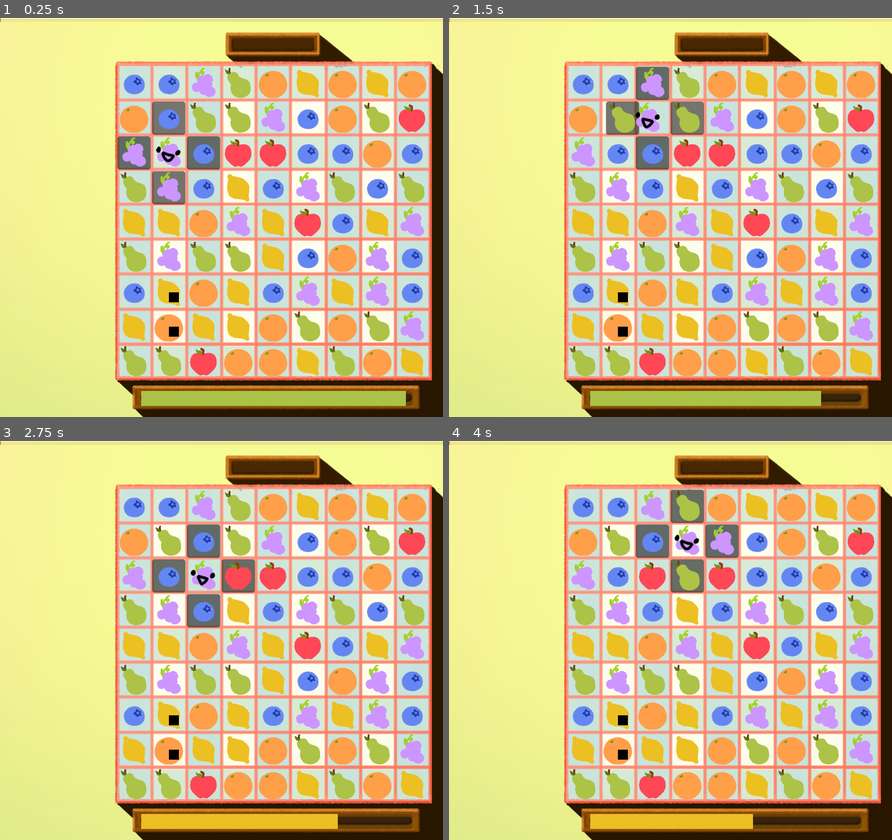
Above: before the commit, frames 1-4 (two rows, left to right).
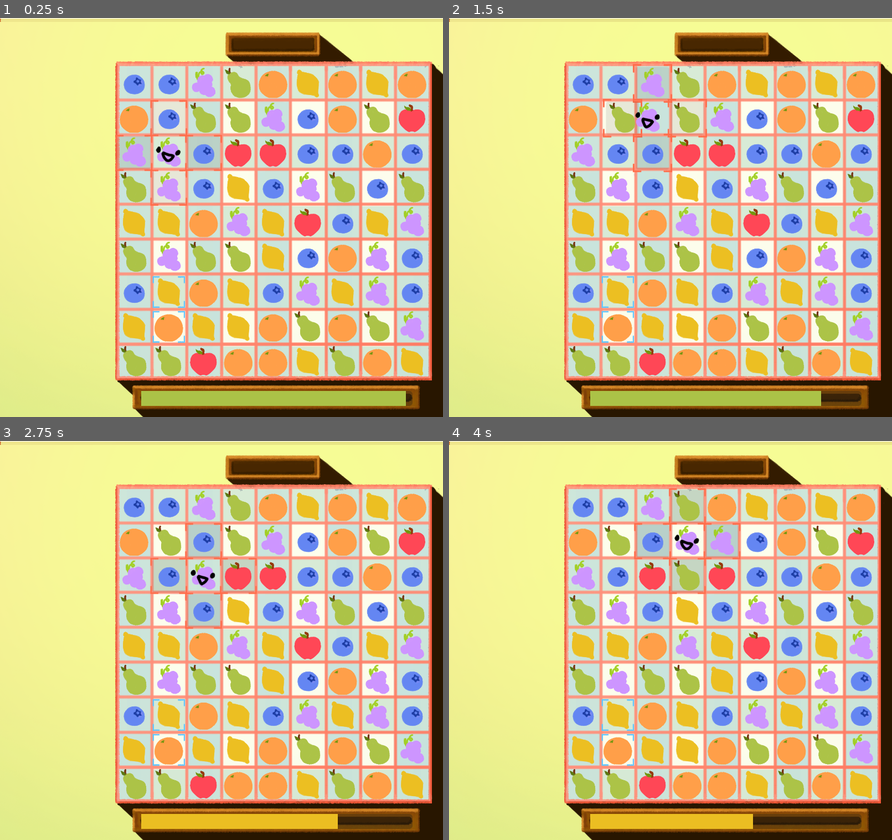
Above: after the commit, the same moments.

Repository: hulien22/gmtk2023
Game: Godot game, scene res://scenes/main.tscn
Two runs of this game, one before a commit and one after it. Both use one fixed random seed, a clock stepped at 60 frames per second and the inputs below. The engine's default icon, where the game draws it, is replaced by a stand-in: a white triangle on a blue panel in a dark square.
Inputs (mouse positions are in pixels of both pictures, inside the frame that each line leads up to):
- Up to frame 1 (0.25 s): no input
- Up to frame 2 (1.5 s): click (617, 117) at 0.52 s; hold Right (player_movement_right) from 1.28 s (still down)
- Up to frame 3 (2.75 s): release Right (player_movement_right) at 2.03 s; hold S (player_movement_down) from 2.03 s (still down)
- Up to frame 4 (4 s): release S (player_movement_down) at 2.78 s; hold Right (player_movement_right) 2.78-3.53 s; hold Up (player_movement_up) from 3.53 s (still down)

The runs differ from the first frame. In frame 1, 2.1% of the frame differs, in the area x 26-51%, y 20-82%; in frame 2, 2.1%; in frame 3, 2.1%, in the area x 33-58%, y 20-82%; in frame 4, 2.1%.

Commit message:
temp selectors

Diff:
--- a/scenes/Tile.gd
+++ b/scenes/Tile.gd
@@ -73,6 +73,10 @@
 func set_clickable(enable: bool):
 	#print(posn, enable)
 	$Node/Button.visible = enable
+	if (enable):
+		$Node/Button/AnimatedSprite2D.play()
+	else:
+		$Node/Button/AnimatedSprite2D.stop()
 	$Node/RichTextLabel.clear()
 	$Node/RichTextLabel.add_text(str(posn))
 
--- a/scenes/Tile.tscn
+++ b/scenes/Tile.tscn
@@ -1,8 +1,10 @@
-[gd_scene load_steps=148 format=3 uid="uid://br8esrrp0i7wc"]
+[gd_scene load_steps=151 format=3 uid="uid://br8esrrp0i7wc"]
 
 [ext_resource type="Script" path="res://scenes/Tile.gd" id="1_qfmx2"]
+[ext_resource type="Texture2D" uid="uid://bfyeu18ktrbob" path="res://art/player_select_1.png" id="3_1ko5q"]
 [ext_resource type="Texture2D" uid="uid://cxh5pva6q3vqy" path="res://art/fruits/apple.png" id="3_2ha3m"]
 [ext_resource type="Texture2D" uid="uid://256ffxfyywi3" path="res://art/Pixel.png" id="3_o0d2q"]
+[ext_resource type="Texture2D" uid="uid://b00oei7y4in3q" path="res://art/player_select_2.png" id="4_cgdu3"]
 [ext_resource type="Texture2D" uid="uid://cl04rjaed4hnf" path="res://art/fruits/orange.png" id="4_e5dwx"]
 [ext_resource type="Texture2D" uid="uid://ca2biyd7b0r1u" path="res://art/fruits/lemon.png" id="5_j3lrd"]
 [ext_resource type="Texture2D" uid="uid://md1ewu6rt0t4" path="res://art/fruits/pear.png" id="6_l561f"]
@@ -146,6 +148,20 @@
 [ext_resource type="Texture2D" uid="uid://cf0jirvcme0g8" path="res://art/happy/happy0016.png" id="144_duy8a"]
 [ext_resource type="Material" uid="uid://bkm332ouk2ukd" path="res://shaders/explosion_material.tres" id="145_pnibw"]
 
+[sub_resource type="SpriteFrames" id="SpriteFrames_7n0o6"]
+animations = [{
+"frames": [{
+"duration": 1.0,
+"texture": ExtResource("3_1ko5q")
+}, {
+"duration": 1.0,
+"texture": ExtResource("4_cgdu3")
+}],
+"loop": true,
+"name": &"default",
+"speed": 5.0
+}]
+
 [sub_resource type="SpriteFrames" id="SpriteFrames_in7oa"]
 animations = [{
 "frames": [{
@@ -700,10 +716,17 @@
 offset_bottom = 20.0
 
 [node name="Button" type="Button" parent="Node"]
+self_modulate = Color(1, 1, 1, 0.164706)
 offset_left = -20.0
 offset_top = -20.0
 offset_right = 20.0
 offset_bottom = 20.0
+
+[node name="AnimatedSprite2D" type="AnimatedSprite2D" parent="Node/Button"]
+position = Vector2(20, 20)
+scale = Vector2(0.463636, 0.463636)
+sprite_frames = SubResource("SpriteFrames_7n0o6")
+frame_progress = 0.382165
 
 [node name="Sprites" type="AnimatedSprite2D" parent="Node"]
 position = Vector2(-7.62939e-06, -7.62939e-06)
--- a/scenes/main.gd
+++ b/scenes/main.gd
@@ -62,6 +62,8 @@
 	# TODO animate the tiles or smth
 	$Swap1.position = $Grid2.global_posn_from_grid(finger_swap[0])
 	$Swap2.position = $Grid2.global_posn_from_grid(finger_swap[1])
+	$Swap1.play()
+	$Swap2.play()
 	$Swap1.visible = true
 	$Swap2.visible = true
 	print("finger will swap: ", finger_swap)
@@ -89,6 +91,8 @@
 func _on_fingerclick_complete():
 	$Swap1.visible = false
 	$Swap2.visible = false
+	$Swap1.stop()
+	$Swap2.stop()
 	$Grid2.swap_tiles(finger_swap[0], finger_swap[1], true)
 	$FingerMoveTimer.start()
 
--- a/scenes/main.tscn
+++ b/scenes/main.tscn
@@ -8,6 +8,22 @@
 [ext_resource type="Texture2D" uid="uid://hwhwpke0enxh" path="res://art/template_colored_2.png" id="5_tdp6m"]
 [ext_resource type="PackedScene" uid="uid://c7lavaft5x26w" path="res://scenes/Finger.tscn" id="6_c17ks"]
 [ext_resource type="Texture2D" uid="uid://bcmtmyj0me6yt" path="res://art/template_colored_3.png" id="6_ufsn4"]
+[ext_resource type="Texture2D" uid="uid://ddiurxqm6pxxq" path="res://art/hand_select_1.png" id="7_x3yof"]
+[ext_resource type="Texture2D" uid="uid://tdko3ersywby" path="res://art/hand_select_2.png" id="8_1ck4k"]
+
+[sub_resource type="SpriteFrames" id="SpriteFrames_g014k"]
+animations = [{
+"frames": [{
+"duration": 1.0,
+"texture": ExtResource("7_x3yof")
+}, {
+"duration": 1.0,
+"texture": ExtResource("8_1ck4k")
+}],
+"loop": true,
+"name": &"default",
+"speed": 5.0
+}]
 
 [node name="main" type="Node2D"]
 script = ExtResource("1_clwvd")
@@ -51,19 +67,17 @@
 wait_time = 0.3
 one_shot = true
 
-[node name="Swap1" type="ColorRect" parent="."]
-offset_left = -10.0
-offset_top = -8.0
-offset_right = 8.0
-offset_bottom = 10.0
-color = Color(0, 0, 0, 1)
+[node name="Swap1" type="AnimatedSprite2D" parent="."]
+position = Vector2(243, 116)
+scale = Vector2(0.572727, 0.572727)
+sprite_frames = SubResource("SpriteFrames_g014k")
+frame_progress = 0.765407
 
-[node name="Swap2" type="ColorRect" parent="."]
-offset_left = -10.0
-offset_top = -8.0
-offset_right = 8.0
-offset_bottom = 10.0
-color = Color(0, 0, 0, 1)
+[node name="Swap2" type="AnimatedSprite2D" parent="."]
+position = Vector2(171, 116)
+scale = Vector2(0.572727, 0.572727)
+sprite_frames = SubResource("SpriteFrames_g014k")
+frame_progress = 0.830006
 
 [node name="ProgressBar" type="ProgressBar" parent="."]
 offset_left = 255.0
Not shown: 1 places in scenes/main.tscn that only renumber resources
